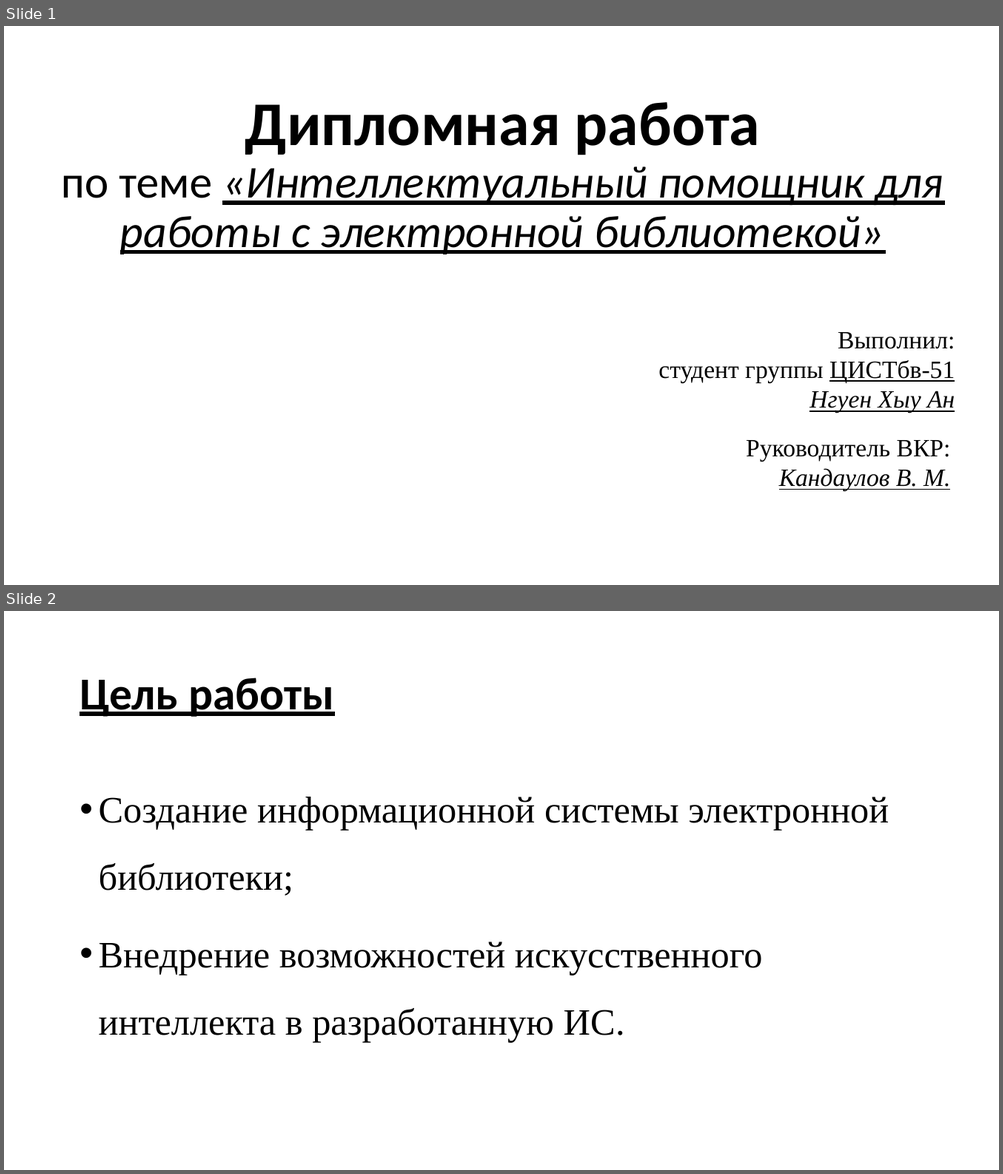
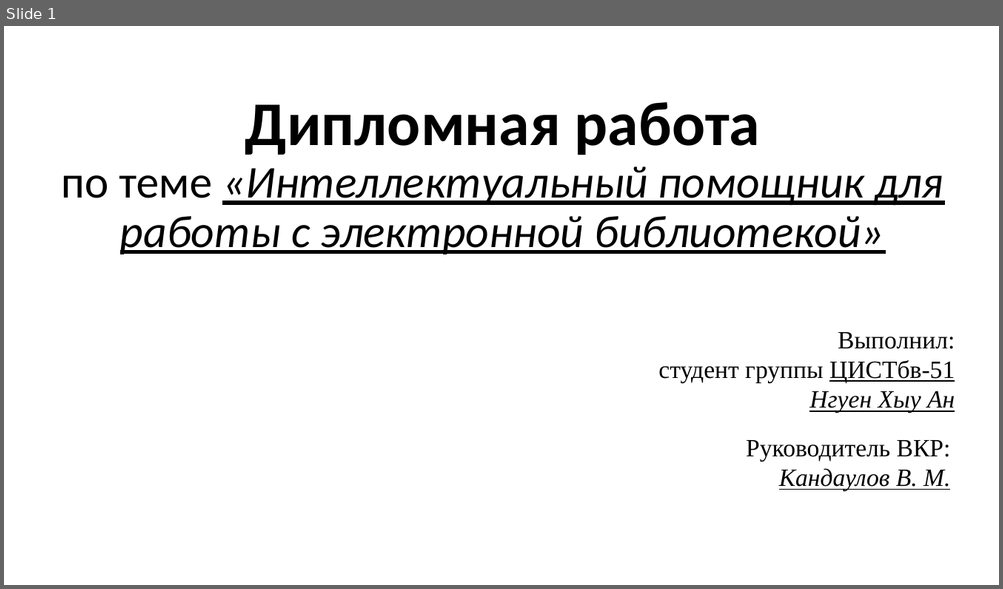
Before and after one commit to an-nguen/UlstuGradWork, a slide deck: docs/Презентация.pptx. Shown one above the other, each under a label of ours: slides 1 and 2 before the commit, slide 1 after it. The pictures are 1003x1174 and 1003x589 pixels, drawn with LibreOffice and Linux fonts; fonts in the diff are those of the drawing. Boxes give left, top, right and bottom in pixels: in the first picture for what was removed or moved away, otherwise in the second. Text is boxed around its words. In the diff, an @@ line names an element or a change of style, - is before the commit and + after.

```diff
--- a/docs/Презентация.pptx
+++ b/docs/Презентация.pptx
@@ slide 2 removed at [4, 611, 999, 1170], background #FFFFFF @@
@@ title removed at [79, 678, 334, 717] @@
-Цель работы
@@ text removed at [99, 797, 888, 1042] @@
-• Создание информационной системы электронной библиотеки;
-• Внедрение возможностей искусственного интеллекта в разработанную ИС.
```
Also in this commit, not shown: 3 slides changed, 1 slide added, 4 other slides removed, 1 other file.
